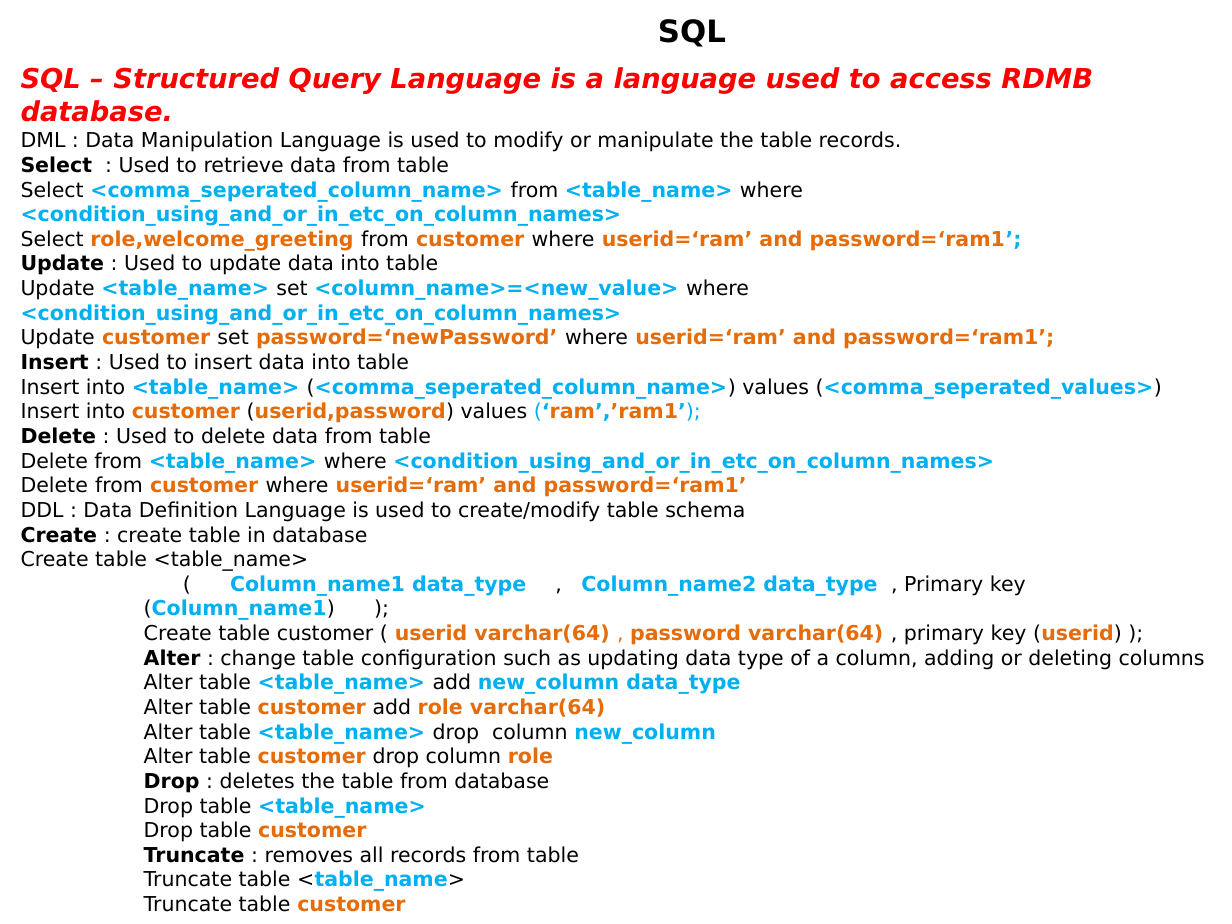
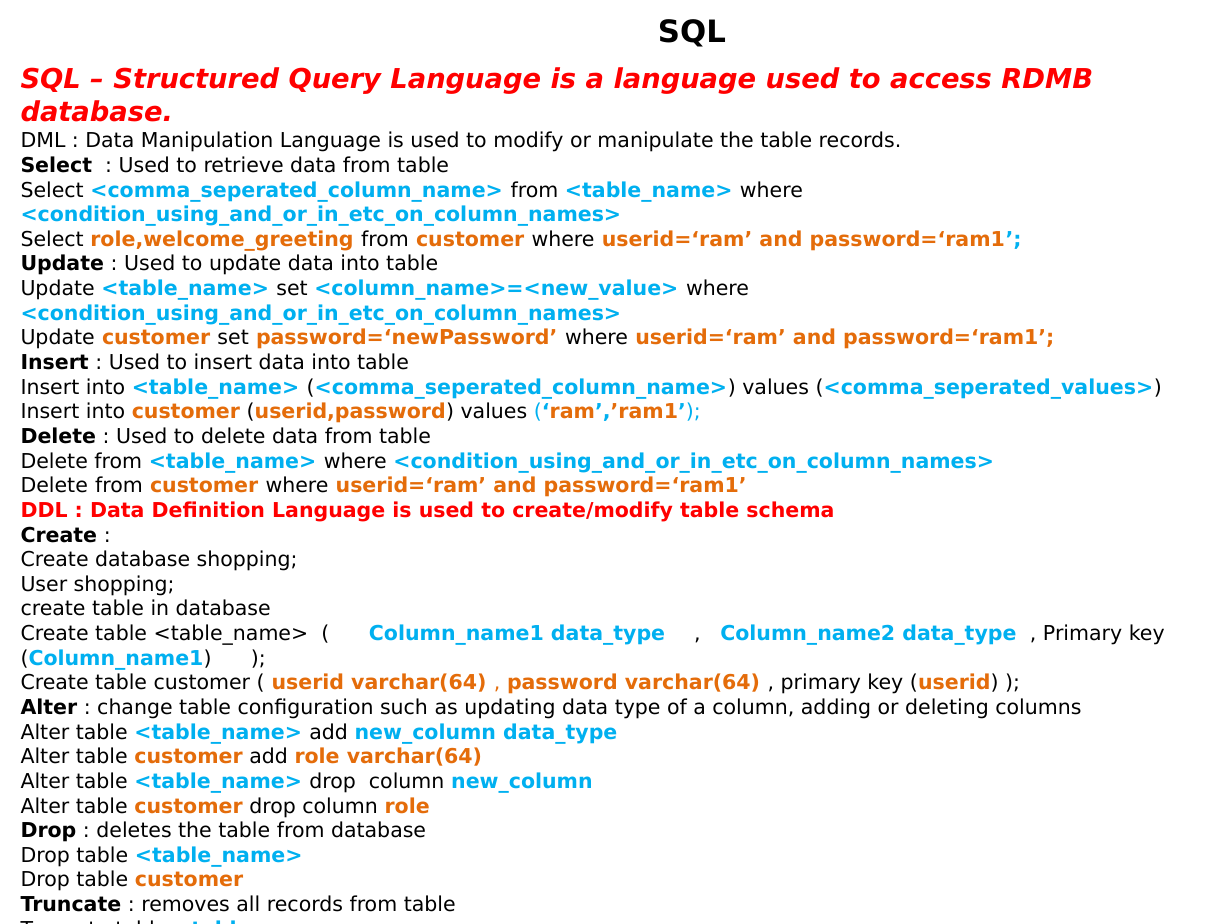
Before and after one commit to javatrainers/jeewebsite, a slide deck: slide 43 of JEE_st.pptx. Drawn at 1232x924 pixels with LibreOffice and Linux fonts; fonts in the diff are those of the drawing. Boxes give left, top, right and bottom in pixels: in the first picture for what was removed or moved away, otherwise in the second. Text is boxed around its words. In the diff, an @@ line names an element or a change of style, - is before the commit and + after.

Commit message:
jdbc database

```diff
--- a/JEE_st.pptx
+++ b/JEE_st.pptx
@@ text at [21, 501, 834, 522]: text colour #000000 to #FF0000, bold on in "DDL : Data Definition Language is used ..." @@
@@ text at [21, 526, 1165, 670]: text changed @@
-  Create : create table in database
-    Create table <table_name>
-    ( Column_name1 data_type , Column_name2 data_type , Primary key (Column_name1) );
+  Create :
+  Create database shopping;
+  User shopping;
+  create table in database
+    Create table <table_name> ( Column_name1 data_type , Column_name2 data_type , Primary key (Column_name1) );
```
Also in this commit, not shown: 14 other files.
